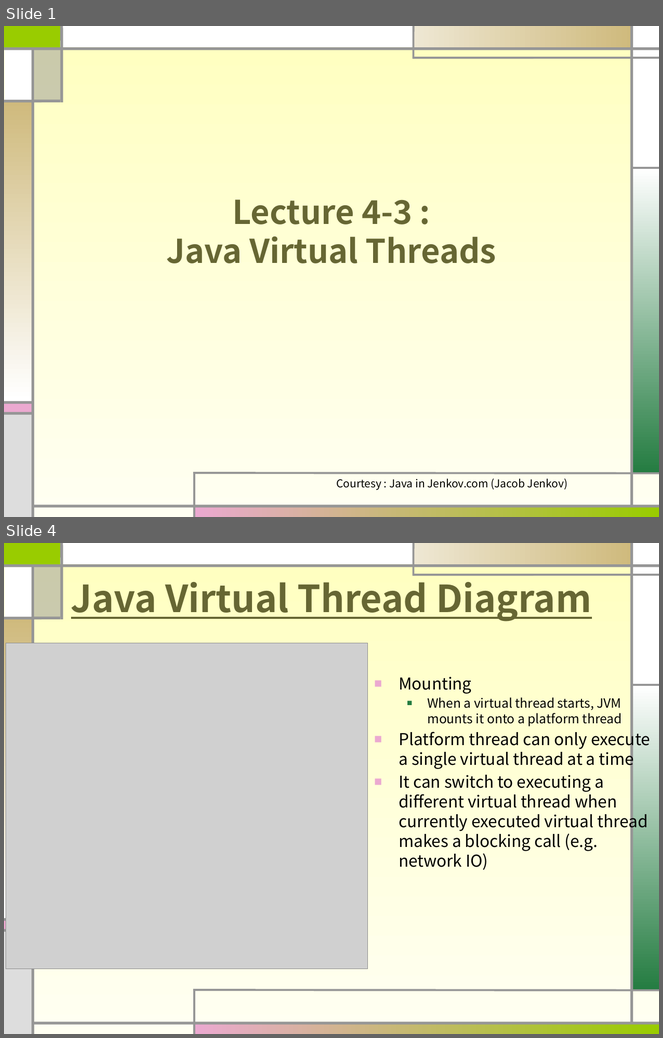
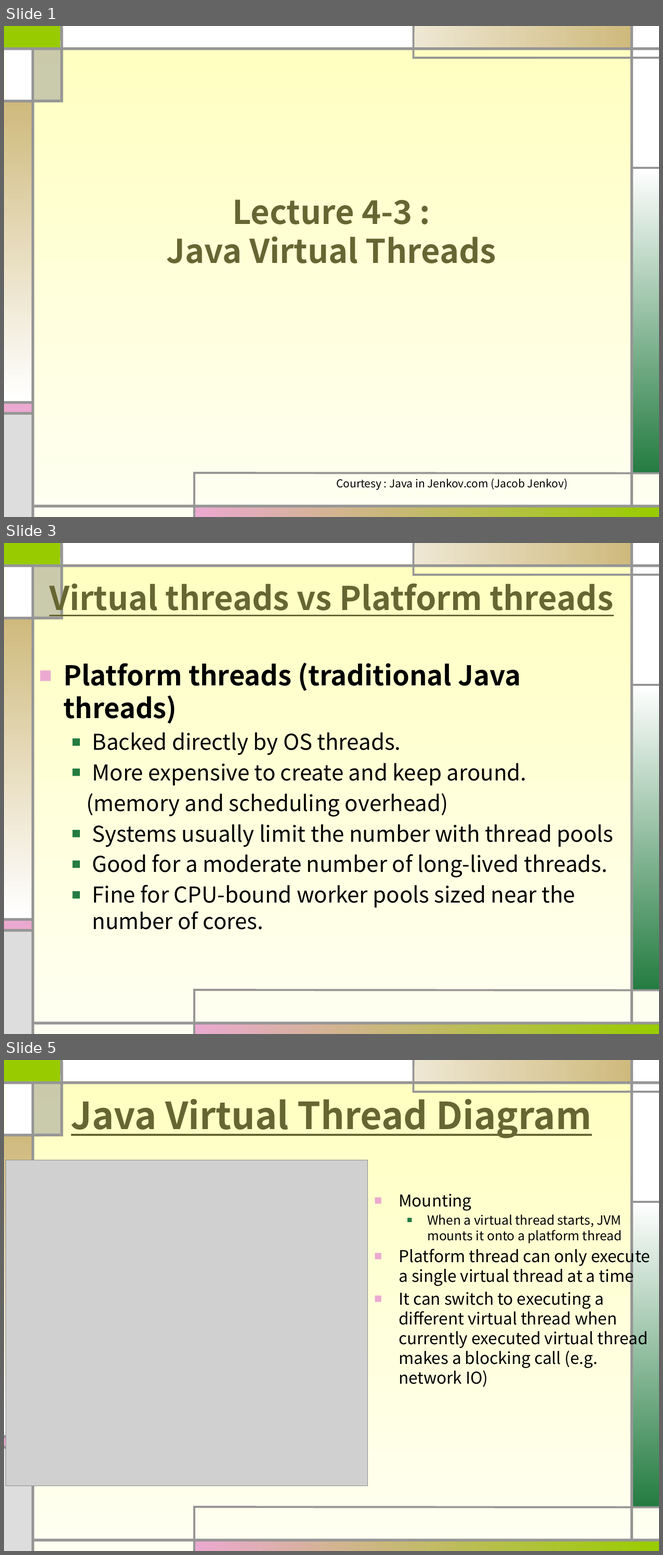
Before and after one commit to sohnbong/multicore26, a slide deck: multicore04-4-virtualthreads.pptx. Shown one above the other, each under a label of ours: slides 1 and 4 before the commit, slides 1, 3 and 5 after it; the slides between them are not shown. The pictures are 663x1038 and 663x1555 pixels, drawn with LibreOffice and Linux fonts; fonts in the diff are those of the drawing; grey boxes stand for pictures. Boxes give left, top, right and bottom in pixels: in the first picture for what was removed or moved away, otherwise in the second. Text is boxed around its words. In the diff, an @@ line names an element or a change of style, - is before the commit and + after.

```diff
--- a/multicore04-4-virtualthreads.pptx
+++ b/multicore04-4-virtualthreads.pptx
@@ slide 3 added at (x1=4, y1=543, x2=659, y2=1034), background gradient #FFFFBF to #FFFFF2; not listed: 24 template elements that a slide beside it also shows @@
@@ title added at (x1=49, y1=577, x2=613, y2=618), 36 pt, text #666633, bold, underline @@
+Virtual threads vs Platform threads
@@ text added at (x1=63, y1=663, x2=613, y2=930), 24 pt, text #000000 @@
+■ Platform threads (traditional Java threads)
+  ■ Backed directly by OS threads.
+  ■ More expensive to create and keep around.
+  (memory and scheduling overhead)
+  ■ Systems usually limit the number with thread pools
+  ■ Good for a moderate number of long-lived threads.
+  ■ Fine for CPU-bound worker pools sized near the number of cores.
@@ what was slide 4 is now slide 5 @@
```
Also in this commit, not shown: 3 slides changed.
